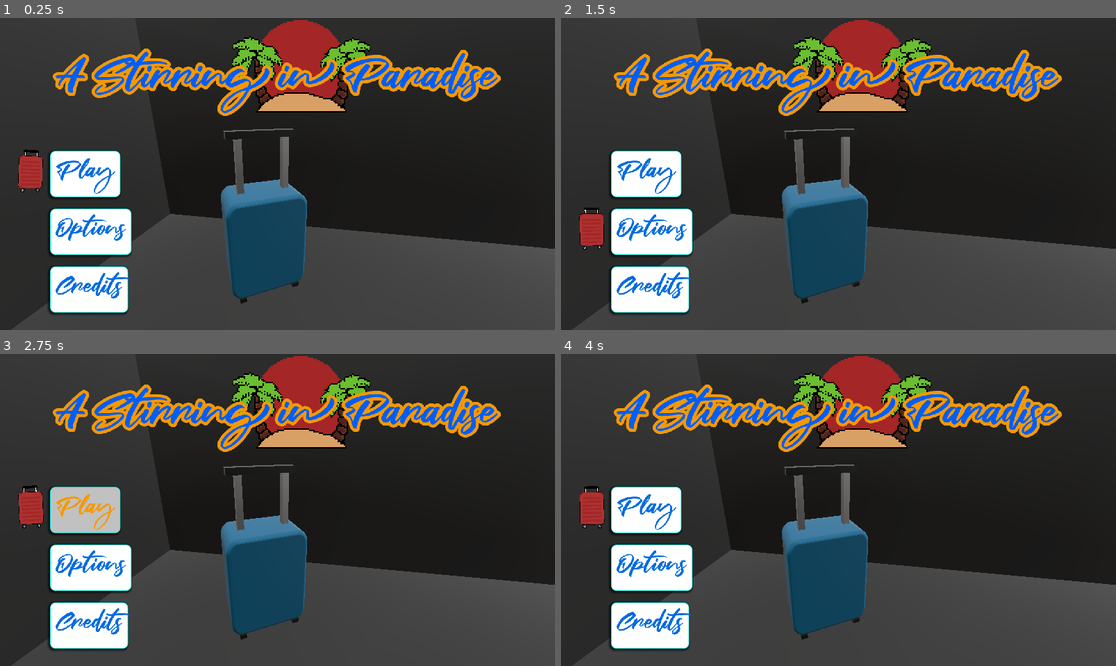
Above: before the commit, frames 1-4 (two rows, left to right).
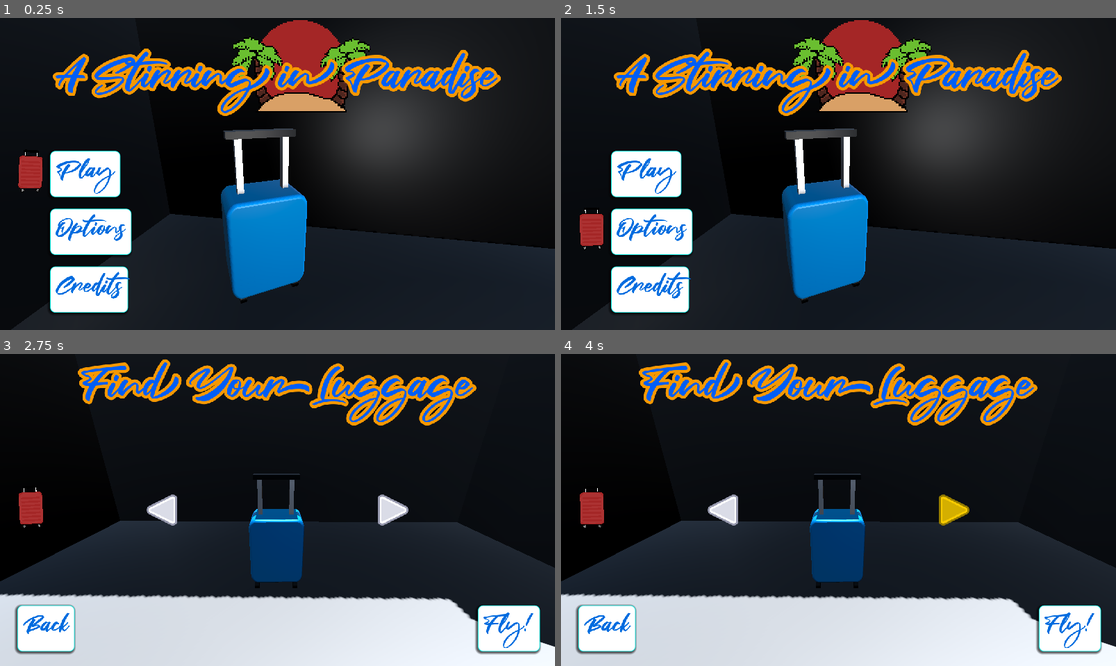
Above: after the commit, the same moments.

Repository: emilyallerdings/gwj81-expedition
Game: Godot game, scene res://Scenes/main_menu.tscn
The game is run twice, just before and just after one commit, with the same random seed, the same clock (stepped at 60 frames per second) and the same inputs.
Inputs (mouse positions are in pixels of both pictures, inside the frame that each line leads up to):
- Up to frame 1 (0.25 s): no input
- Up to frame 2 (1.5 s): click "Options" at 0.5 s; click "Back" at 1.25 s
- Up to frame 3 (2.75 s): click "Play" at 2 s
- Up to frame 4 (4 s): click (605, 628) at 2.75 s, where only the run after the commit has a clickable "Back"; click (955, 510) at 3.52 s

The runs differ from the first frame. In frame 1, 55% of the frame differs, in the area x 0-100%, y 0-100%; in frame 2, 55%; in frame 3, 68%; in frame 4, 68%.

Commit message:
Selection menu

Diff:
--- a/Materials/default_theme.tres
+++ b/Materials/default_theme.tres
@@ -1,6 +1,5 @@
-[gd_resource type="Theme" load_steps=7 format=3 uid="uid://bncgplyvgv608"]
+[gd_resource type="Theme" load_steps=6 format=3 uid="uid://bncgplyvgv608"]
 
-[ext_resource type="FontFile" uid="uid://bafns24uaw6y5" path="res://Materials/NixieOne.ttf" id="1_88cmt"]
 [ext_resource type="FontFile" uid="uid://d4da0phun8v4d" path="res://Materials/Fair Prosper.ttf" id="1_c5ure"]
 
 [sub_resource type="StyleBoxEmpty" id="StyleBoxEmpty_88cmt"]
@@ -84,4 +83,4 @@
 Button/styles/normal = SubResource("StyleBoxFlat_ycoxo")
 Button/styles/pressed = SubResource("StyleBoxFlat_34v3d")
 RichTextLabel/font_sizes/normal_font_size = 50
-RichTextLabel/fonts/normal_font = ExtResource("1_88cmt")
+RichTextLabel/fonts/normal_font = ExtResource("1_c5ure")
--- a/Scenes/main_menu.tscn
+++ b/Scenes/main_menu.tscn
@@ -8,9 +8,12 @@
 [ext_resource type="FontFile" uid="uid://d4da0phun8v4d" path="res://Materials/Fair Prosper.ttf" id="6_5egv6"]
 [ext_resource type="Texture2D" uid="uid://crjk38l5pjmae" path="res://UI Assets/title_splash.png" id="7_vtepg"]
 [ext_resource type="PackedScene" uid="uid://c3st1sbq1ewwj" path="res://Scenes/luggage.tscn" id="8_8dnnj"]
+[ext_resource type="Texture2D" uid="uid://drup8k7ldow28" path="res://UI Assets/PNG/Grey/Double/arrow_basic_e.png" id="9_16hvj"]
+[ext_resource type="Texture2D" uid="uid://dbny84hi1f3de" path="res://UI Assets/PNG/Yellow/Double/arrow_basic_e.png" id="9_vr1f0"]
+[ext_resource type="Texture2D" uid="uid://d0fyfowx2t2an" path="res://UI Assets/PNG/Yellow/Double/arrow_basic_w.png" id="10_t1dhk"]
+[ext_resource type="Texture2D" uid="uid://bcstmcu7cxqvx" path="res://UI Assets/PNG/Grey/Double/arrow_basic_w.png" id="10_vr1f0"]
 
 [sub_resource type="ProceduralSkyMaterial" id="ProceduralSkyMaterial_m6x4c"]
-sky_energy_multiplier = 6.05
 
 [sub_resource type="Sky" id="Sky_oqbs2"]
 sky_material = SubResource("ProceduralSkyMaterial_m6x4c")
@@ -18,6 +21,9 @@
 [sub_resource type="Environment" id="Environment_5dbda"]
 background_mode = 2
 sky = SubResource("Sky_oqbs2")
+ambient_light_source = 3
+reflected_light_source = 2
+tonemap_mode = 3
 
 [sub_resource type="ShaderMaterial" id="ShaderMaterial_fbgsc"]
 shader = ExtResource("3_16hvj")
@@ -42,18 +48,45 @@
 [sub_resource type="StandardMaterial3D" id="StandardMaterial3D_vxmc4"]
 albedo_color = Color(0.521141, 0.521141, 0.521141, 1)
 
+[sub_resource type="StyleBoxEmpty" id="StyleBoxEmpty_16hvj"]
+
+[sub_resource type="StyleBoxTexture" id="StyleBoxTexture_t1dhk"]
+texture = ExtResource("9_vr1f0")
+expand_margin_right = 70.0
+
+[sub_resource type="StyleBoxEmpty" id="StyleBoxEmpty_vr1f0"]
+
+[sub_resource type="StyleBoxTexture" id="StyleBoxTexture_5egv6"]
+texture = ExtResource("10_t1dhk")
+
 [node name="Main Menu" type="Node3D"]
 script = ExtResource("1_yhxw7")
 
+[node name="WorldEnvironment" type="WorldEnvironment" parent="."]
+environment = SubResource("Environment_5dbda")
+
 [node name="selectionroom" parent="." instance=ExtResource("2_trj04")]
 transform = Transform3D(0.707107, 0, 0.707107, 0, 1, 0, -0.707107, 0, 0.707107, -3.75321, 0, 26.172)
 
-[node name="WorldEnvironment" type="WorldEnvironment" parent="."]
-environment = SubResource("Environment_5dbda")
+[node name="selectionroom2" parent="." instance=ExtResource("2_trj04")]
+transform = Transform3D(-0.720418, 0, -0.69354, 0, 1, 0, 0.69354, 0, -0.720418, 70.7084, -3.8147e-06, -49.8002)
+
+[node name="DirectionalLight3D" type="DirectionalLight3D" parent="."]
+transform = Transform3D(0.973853, -0.18732, 0.128535, -8.27961e-09, 0.565788, 0.824551, -0.227178, -0.802992, 0.550994, 0, 0, 0)
+light_energy = 16.0
+shadow_enabled = true
+
+[node name="OmniLight3D" type="OmniLight3D" parent="."]
+transform = Transform3D(1, 0, 0, 0, 1, 0, 0, 0, 1, 22.9564, 12.5784, 0)
+light_energy = 25.0
+light_volumetric_fog_energy = 10.0
+light_bake_mode = 1
+shadow_enabled = true
+omni_range = 50.0
 
 [node name="SuitecaseSprite" type="Sprite2D" parent="."]
 material = SubResource("ShaderMaterial_fbgsc")
-position = Vector2(65, 357)
+position = Vector2(-80, 352)
 scale = Vector2(0.785156, 0.785156)
 texture = ExtResource("4_vr1f0")
 
@@ -179,7 +212,7 @@
 grow_horizontal = 2
 grow_vertical = 2
 
-[node name="Title" type="RichTextLabel" parent="Options Menu/Options Menu UI"]
+[node name="Options" type="RichTextLabel" parent="Options Menu/Options Menu UI"]
 layout_mode = 1
 anchors_preset = 10
 anchor_right = 1.0
@@ -215,6 +248,116 @@
 theme_override_fonts/font = ExtResource("6_5egv6")
 text = "Back"
 
+[node name="Selection Menu" type="Node3D" parent="."]
+
+[node name="Selection Menu Camera" type="Camera3D" parent="Selection Menu"]
+transform = Transform3D(0.702745, 0.232159, -0.672497, 0, 0.945259, 0.326321, 0.711442, -0.22932, 0.664276, 39.0334, 20.0006, -22.1463)
+
+[node name="Selection Menu UI" type="Control" parent="Selection Menu"]
+visible = false
+layout_mode = 3
+anchors_preset = 15
+anchor_right = 1.0
+anchor_bottom = 1.0
+grow_horizontal = 2
+grow_vertical = 2
+
+[node name="Selection" type="RichTextLabel" parent="Selection Menu/Selection Menu UI"]
+layout_mode = 1
+anchors_preset = 10
+anchor_right = 1.0
+offset_left = 23.0
+offset_top = 5.0
+offset_right = -26.0
+offset_bottom = 153.0
+grow_horizontal = 2
+theme = ExtResource("5_t1dhk")
+theme_override_colors/font_outline_color = Color(0.964367, 0.596282, 0, 1)
+theme_override_constants/outline_size = 25
+theme_override_fonts/normal_font = ExtResource("6_5egv6")
+theme_override_font_sizes/normal_font_size = 90
+bbcode_enabled = true
+text = "[color=#005EF6]Find Your Luggage[/color]"
+horizontal_alignment = 1
+vertical_alignment = 1
+
+[node name="Selection Back" type="Button" parent="Selection Menu/Selection Menu UI"]
+layout_mode = 1
+anchors_preset = 2
+anchor_top = 1.0
+anchor_bottom = 1.0
+offset_left = 46.0
+offset_top = -121.0
+offset_right = 145.0
+offset_bottom = -35.0
+grow_vertical = 0
+theme = ExtResource("5_t1dhk")
+text = "Back"
+
+[node name="Right Button" type="Button" parent="Selection Menu/Selection Menu UI"]
+layout_mode = 1
+anchors_preset = 6
+anchor_left = 1.0
+anchor_top = 0.5
+anchor_right = 1.0
+anchor_bottom = 0.5
+offset_left = -372.0
+offset_top = -36.0
+offset_right = -300.0
+offset_bottom = 36.0
+grow_horizontal = 0
+grow_vertical = 2
+theme_override_colors/icon_hover_color = Color(0.972549, 0.796078, 0, 1)
+theme_override_colors/icon_pressed_color = Color(0.972549, 0.796078, 0, 1)
+theme_override_styles/focus = SubResource("StyleBoxEmpty_16hvj")
+theme_override_styles/pressed = SubResource("StyleBoxTexture_t1dhk")
+icon = ExtResource("9_16hvj")
+flat = true
+
+[node name="Left Button" type="Button" parent="Selection Menu/Selection Menu UI"]
+layout_mode = 1
+anchors_preset = 4
+anchor_top = 0.5
+anchor_bottom = 0.5
+offset_left = 300.0
+offset_top = -36.0
+offset_right = 372.0
+offset_bottom = 36.0
+grow_vertical = 2
+theme_override_colors/icon_hover_color = Color(0.972549, 0.796078, 0, 1)
+theme_override_colors/icon_pressed_color = Color(0.972549, 0.796078, 0, 1)
+theme_override_styles/focus = SubResource("StyleBoxEmpty_vr1f0")
+theme_override_styles/pressed = SubResource("StyleBoxTexture_5egv6")
+icon = ExtResource("10_vr1f0")
+flat = true
+
+[node name="Selection Play" type="Button" parent="Selection Menu/Selection Menu UI"]
+layout_mode = 1
+anchors_preset = 3
+anchor_left = 1.0
+anchor_top = 1.0
+anchor_right = 1.0
+anchor_bottom = 1.0
+offset_left = -150.0
+offset_top = -121.0
+offset_right = -41.0
+offset_bottom = -35.0
+grow_horizontal = 0
+grow_vertical = 0
+theme = ExtResource("5_t1dhk")
+text = "Fly!"
+
+[node name="luggage" parent="." instance=ExtResource("8_8dnnj")]
+transform = Transform3D(0.707107, 0, 0.707107, 0, 1, 0, -0.707107, 0, 0.707107, 54.498, 3, -37.5734)
+
+[node name="SpotLight3D" type="SpotLight3D" parent="."]
+transform = Transform3D(-0.696515, -0.717542, 0.00057136, 0, 0.000796274, 1, -0.717542, 0.696515, -0.000554617, 54.2699, 30.8952, -37.102)
+light_energy = 50.0
+light_volumetric_fog_energy = 50.0
+shadow_enabled = true
+spot_range = 28.667
+spot_angle = 12.43
+
 [connection signal="mouse_entered" from="Main Menu/Main Menu UI/Play" to="." method="_on_play_mouse_entered"]
 [connection signal="pressed" from="Main Menu/Main Menu UI/Play" to="." method="_on_play_pressed"]
 [connection signal="mouse_entered" from="Main Menu/Main Menu UI/Options" to="." method="_on_options_mouse_entered"]
--- a/Scripts/main_menu.gd
+++ b/Scripts/main_menu.gd
@@ -3,11 +3,15 @@
 @onready var suitecase_sprite = $SuitecaseSprite
 
 #region menus
+@onready var main_menu_camera = $"Main Menu/Main Menu Camera"
 @onready var main_menu_ui = $"Main Menu/Main Menu UI"
+
+@onready var options_menu_camera = $"Options Menu/Options Menu Camera"
 @onready var options_menu_ui = $"Options Menu/Options Menu UI"
 
-@onready var main_menu_camera = $"Main Menu/Main Menu Camera"
-@onready var options_menu_camera = $"Options Menu/Options Menu Camera"
+@onready var selection_menu_camera = $"Selection Menu/Selection Menu Camera"
+@onready var selection_menu_ui = $"Selection Menu/Selection Menu UI"
+
 #endregion
 
 #region main menu ui buttons
@@ -18,6 +22,10 @@
 
 #region options menu ui buttons
 @onready var options_back = $"Options Menu/Options Menu UI/Options Back"
+#endregion
+
+#region selection menu ui buttons
+
 #endregion
 
 var camera_transition := false
@@ -41,11 +49,11 @@
 		to_camera.make_current()
 		from_camera.clear_current()
 
+		#TODO Tween the behavior
 		# no idea how to make the camera switch smooth
 		#from_camera.position.slerp(to_camera.position, transition_speed)
 		#from_camera.rotation.slerp(to_camera.rotation, transition_speed)
 		camera_transition = false
-
 
 func transition_cameras(curr_camera: Camera3D, next_camera: Camera3D) -> void:
 	from_camera = curr_camera
@@ -55,6 +63,12 @@
 
 func _on_play_pressed() -> void:
 	SoundBus.button.play()
+	SoundBus.whoosh.play()
+	transition_cameras(main_menu_camera, selection_menu_camera)
+
+	selection_menu_ui.visible = true
+	await get_tree().create_timer(0.5)
+	main_menu_ui.visible = false
 
 func _on_options_pressed() -> void:
 	SoundBus.button.play()
@@ -91,6 +105,6 @@
 	suitecase_sprite.position = Vector2(credits.position.x - 50.0, credits.position.y + 35.0)
 	SoundBus.button_hover_click.play()
 
-func _on_options_back_mouse_entered():
+func _on_options_back_mouse_entered() -> void:
 	SoundBus.button_hover_click.play()
 	suitecase_sprite.position = Vector2(options_back.position.x - 50.0, options_back.position.y + 35.0)
Not shown: 1 places in Scenes/main_menu.tscn that only renumber resources
Binary file added: UI Assets/PNG/Blue/Double/arrow_basic_e.png
Not shown, added: UI Assets/PNG/Blue/Double/arrow_basic_e.png.import
Binary file added: UI Assets/PNG/Blue/Double/arrow_basic_e_small.png
Not shown, added: UI Assets/PNG/Blue/Double/arrow_basic_e_small.png.import
Binary file added: UI Assets/PNG/Blue/Double/arrow_basic_n.png
Not shown, added: UI Assets/PNG/Blue/Double/arrow_basic_n.png.import
Binary file added: UI Assets/PNG/Blue/Double/arrow_basic_n_small.png
Not shown, added: UI Assets/PNG/Blue/Double/arrow_basic_n_small.png.import
Binary file added: UI Assets/PNG/Blue/Double/arrow_basic_s.png
Not shown, added: UI Assets/PNG/Blue/Double/arrow_basic_s.png.import
Binary file added: UI Assets/PNG/Blue/Double/arrow_basic_s_small.png
(and 857 more such lines)
